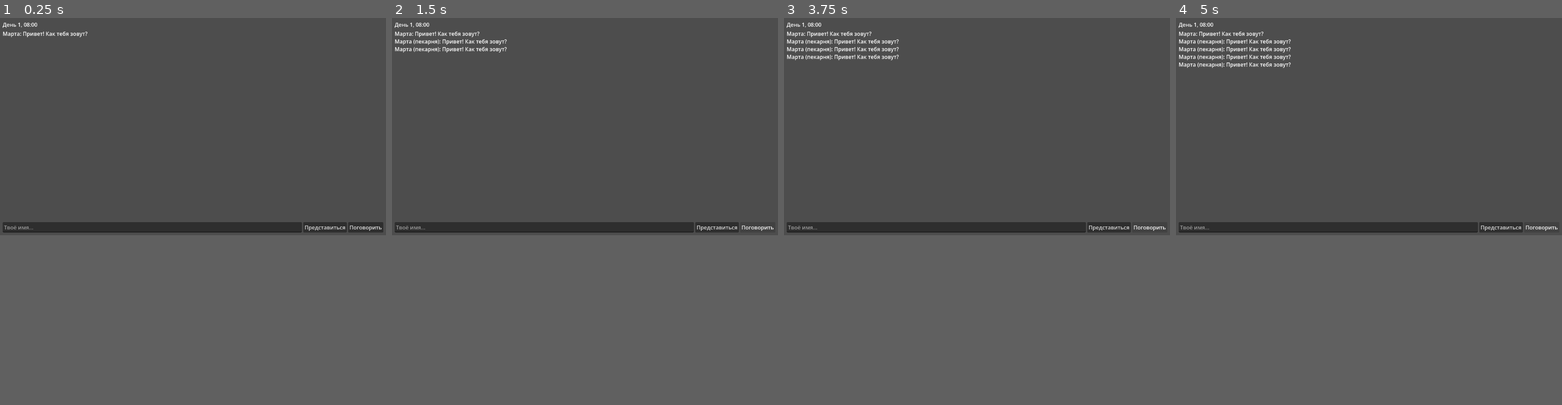
Above: before the commit, frames 1-4 (left to right).
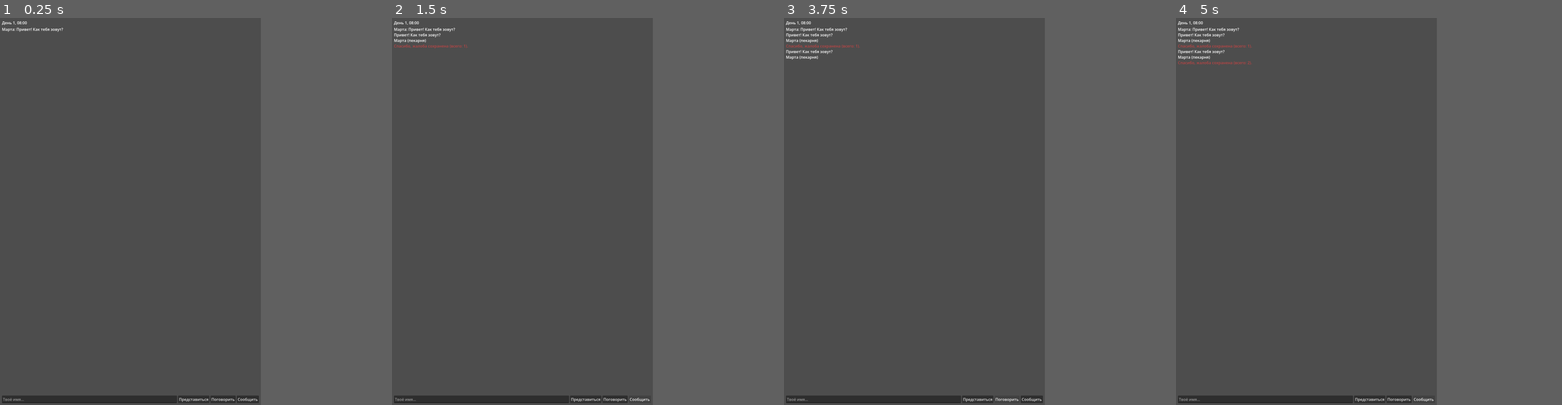
Above: after the commit, the same moments.

Repository: maxxxxx55555/cozy-town-ai
Game: Godot game, scene res://scenes/main.tscn
Same seed, same stepped clock (60 frames per second), same inputs: the game is played once before the commit and once after it.
Inputs (mouse positions are in pixels of both pictures, inside the frame that each line leads up to):
- Up to frame 1 (0.25 s): no input
- Up to frame 2 (1.5 s): click "Поговорить" at 0.5 s; click (758, 230) at 1.25 s, where only the run after the commit has a clickable "Сообщить"
- Up to frame 3 (3.75 s): click "Представиться" at 2 s; click "Представиться" at 2.75 s; click "Поговорить" at 3.5 s
- Up to frame 4 (5 s): click (1542, 230) at 4.25 s, where only the run after the commit has a clickable "Сообщить"
In our replay, the window is 799x449 before the commit and 540x800 after it. These sizes can differ from the game's own. Grey fills any space a smaller window leaves; there, only what the larger window draws over its background counts as a difference.

The runs differ from the first frame. In frame 1, 4.0% of the frame differs, in the area x 0-100%, y 0-100%; in frame 2, 4.2%; in frame 3, 4.4%; in frame 4, 4.6%, in the area x 0-99%, y 0-100%.

Commit message:
wave4: in-app report (Play AI-content), dialogue composer, compliance doc, AAB CI workflow, android perf settings (38/38 tests)

Diff:
--- a/project.godot
+++ b/project.godot
@@ -9,6 +9,15 @@
 run/main_scene="res://scenes/main.tscn"
 config/features=PackedStringArray("4.7")
 
+[display]
+
+window/size/viewport_width=1080
+window/size/viewport_height=1920
+window/handheld/orientation=1
+
 [rendering]
 
 renderer/rendering_method="mobile"
+renderer/rendering_method.mobile="mobile"
+textures/vram_compression/import_etc2_astc=true
+anti_aliasing/quality/msaa_2d=0
--- /dev/null
+++ b/scripts/dialogue_composer.gd
@@ -0,0 +1,47 @@
+class_name DialogueComposer
+extends RefCounted
+## Процедурный генератор реплик NPC (без LLM): память + характер + эмоция + место.
+
+const OPENERS := {
+	"warm": ["Ох, %s! Как я рада тебя видеть.", "Привет, %s! Я тебя ждала.", "%s! Садись рядом."],
+	"cold": ["Опять ты, %s.", "Чего тебе, %s?", "%s. Я не забыла."],
+	"neutral": ["Привет, %s.", "А, это ты, %s.", "Доброго дня, %s."],
+}
+
+const ACTIVITY_LINES := [
+	"Я сейчас в %s — %s.",
+	"Как видишь, я в %s: %s.",
+]
+
+const TRAIT_LINES := {
+	"добрая": "Если что — я всегда помогу.",
+	"болтливая": "Столько новостей, не расскажешь и за день!",
+	"ворчливый": "Молодёжь совсем распустилась.",
+	"мечтательный": "Сегодня вода была как небо.",
+	"тихий": "…Я просто посижу рядом.",
+	"энергичная": "Побежали на площадь?",
+	"любопытная": "Расскажи, что у тебя нового!",
+}
+
+static func compose(npc: NPC, day: int, hour := 9) -> String:
+	var pname := npc.memory.player_name
+	if pname == "":
+		return "Привет! Как тебя зовут?"
+	var lines: Array[String] = []
+	var tone := npc.identity.tone()
+	var openers: Array = OPENERS.get(tone, OPENERS["neutral"])
+	lines.append(openers[posmod(npc.identity.npc_name.hash() + day, openers.size())] % pname)
+	var spot := npc.schedule.place_at(hour)
+	lines.append(ACTIVITY_LINES[posmod(day, ACTIVITY_LINES.size())] % [spot["place"], spot["activity"]])
+	for t in npc.identity.traits:
+		if TRAIT_LINES.has(t):
+			lines.append(TRAIT_LINES[t])
+			break
+	var evs := npc.memory.recall_about_player()
+	if evs.size() > 0:
+		lines.append("Помню: %s." % evs[0]["text"])
+	if npc.identity.mood == "happy":
+		lines.append("Настроение хорошее.")
+	elif npc.identity.mood == "angry":
+		lines.append("Настроение, сам понимаешь, не очень.")
+	return " ".join(lines)
--- a/scripts/game.gd
+++ b/scripts/game.gd
@@ -19,6 +19,7 @@
 var name_input: LineEdit
 var name_button: Button
 var talk_button: Button
+var report_button: Button
 
 func _ready() -> void:
 	_build_ui()
@@ -65,6 +66,10 @@
 	talk_button.text = "Поговорить"
 	talk_button.pressed.connect(_on_talk)
 	hb.add_child(talk_button)
+	report_button = Button.new()
+	report_button.text = "Сообщить"
+	report_button.pressed.connect(_on_report)
+	hb.add_child(report_button)
 
 func _spawn_town() -> void:
 	var marta := NPC.new()
@@ -117,7 +122,8 @@
 		return
 	var npc := _npc_at_hour(clock.hour())
 	var spot := npc.schedule.place_at(clock.hour())
-	_log("%s (%s): %s" % [npc.identity.npc_name, spot["place"], npc.greet(clock.day)])
+	_log(DialogueComposer.compose(npc, clock.day, clock.hour()))
+	_log("%s (%s)" % [npc.identity.npc_name, spot["place"]])
 	var others := _others_at(npc, spot["place"])
 	if others.size() > 0:
 		var other: NPC = others[0]
@@ -146,6 +152,10 @@
 			_log("[i]%s вспоминает: %s[/i]" % [npc.identity.npc_name, evs[0]["text"]])
 			return
 
+func _on_report() -> void:
+	var ok := ReportService.submit("other", "Жалоба из игры (день %d)" % clock.day, {"day": clock.day})
+	_log("[color=#bb4444]Спасибо, жалоба сохранена (всего: %d).[/color]" % ReportService.count() if ok else "[color=#bb4444]Не удалось сохранить жалобу.[/color]")
+
 func _log(t: String) -> void:
 	log_label.append_text(t + "\n")
 
--- /dev/null
+++ b/scripts/report_service.gd
@@ -0,0 +1,45 @@
+class_name ReportService
+extends RefCounted
+## In-app report (обязательно для Play при AI-контенте). Локальное хранение.
+
+const REPORT_PATH := "user://reports.json"
+const MAX_REPORTS := 50
+const REASONS := ["rude", "bug", "wrong_memory", "other"]
+
+static func submit(reason: String, text: String, context: Dictionary = {}) -> bool:
+	if not reason in REASONS:
+		return false
+	var clean := text.strip_edges()
+	if clean.length() == 0 or clean.length() > 1000:
+		return false
+	var all := list()
+	all.append({
+		"reason": reason,
+		"text": clean,
+		"context": context.duplicate(),
+		"ts": Time.get_unix_time_from_system(),
+	})
+	while all.size() > MAX_REPORTS:
+		all.pop_front()
+	return _write(all)
+
+static func list() -> Array:
+	if not FileAccess.file_exists(REPORT_PATH):
+		return []
+	var f := FileAccess.open(REPORT_PATH, FileAccess.READ)
+	var parsed = JSON.parse_string(f.get_as_text())
+	f.close()
+	if typeof(parsed) != TYPE_ARRAY:
+		return []
+	return parsed
+
+static func count() -> int:
+	return list().size()
+
+static func _write(items: Array) -> bool:
+	var f := FileAccess.open(REPORT_PATH, FileAccess.WRITE)
+	if f == null:
+		return false
+	f.store_string(JSON.stringify(items))
+	f.close()
+	return true
--- a/tests/test_all.gd
+++ b/tests/test_all.gd
@@ -139,6 +139,30 @@
 	var dt := Time.get_ticks_msec() - t0
 	check(dt < 200, "perf: 2000 memory ops + recall under 200ms (%d ms)" % dt)
 
+	# --- DialogueComposer (wave 4) ---
+	var dc_npc := NPC.new()
+	dc_npc.identity.npc_name = "Аня"
+	dc_npc.identity.traits = PackedStringArray(["энергичная"])
+	dc_npc.schedule.add_slot(7, "рынок", "торгует цветами")
+	dc_npc.memory.player_name = "Макс"
+	dc_npc.memory.add_event("игрок помог с ящиками", 8, 1, true)
+	var line := DialogueComposer.compose(dc_npc, 1, 8)
+	check(line.contains("Макс"), "composer greets by name")
+	check(line.contains("рынок") or line.contains("торгует"), "composer mentions current activity")
+	check(line.contains("игрок помог с ящиками"), "composer cites memory")
+	var no_name := NPC.new()
+	no_name.identity.npc_name = "Борис"
+	check(DialogueComposer.compose(no_name, 1, 9) == "Привет! Как тебя зовут?", "composer asks name when unknown")
+
+	# --- ReportService (Play AI-content requirement) ---
+	if FileAccess.file_exists(ReportService.REPORT_PATH):
+		DirAccess.remove_absolute(ProjectSettings.globalize_path(ReportService.REPORT_PATH))
+	check(ReportService.submit("other", "Найдена ошибка в реплике", {"day": 1}), "report accepted")
+	check(ReportService.count() == 1, "report stored")
+	check(not ReportService.submit("spam_reason", "x", {}), "report rejects unknown reason")
+	check(not ReportService.submit("bug", "   ", {}), "report rejects empty text")
+	check(not ReportService.submit("bug", "a".repeat(1001), {}), "report rejects oversized text")
+
 	if failures == 0:
 		print("ALL TESTS PASSED")
 	else:
Not shown, added: assets/store/feature_1024x500.png.import
Not shown, added: assets/store/icon_1024.png.import
Not shown, added: assets/store/shot1_1080x1920.png.import
Not shown, added: assets/store/shot2_1080x1920.png.import
Not shown, added: assets/store/shot3_1080x1920.png.import
Not shown, added: assets/store/shot4_1080x1920.png.import
Not shown, added: assets/store/shot5_1080x1920.png.import
Not shown, added: assets/store/shot6_1080x1920.png.import
Not shown, changed: export_presets.cfg
Not shown, added: scripts/dialogue_composer.gd.uid
Not shown, added: scripts/report_service.gd.uid
Not shown, added: .github/workflows/android-aab.yml
(and 4 more such lines)
